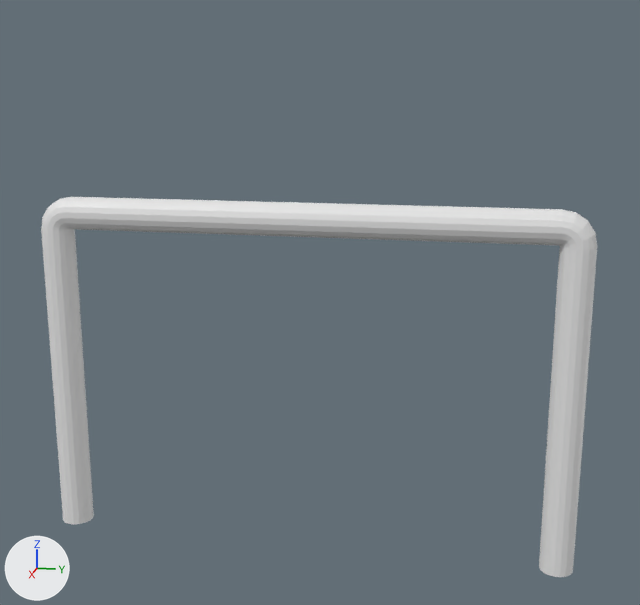
Before and after pictures for a commit that changed the FBX model Content/StaticMeshes/Rail_1m.fbx.
The view is the same before and after, from a camera (50 mm lens) standing at (1.499, 0.793, 0.806) and looking at (-0.007, 0.492, 0.429). The axes (+X, +Y, +Z) are drawn at lower left. The lights are the same throughout. Where no turn or scale is listed for an object, it has been applied to the vertices.

The scene before the commit, as lines of its bpy script (objects in view):
```python
me_cylinder_017 = bpy.data.meshes.new('Cylinder.017')
me_cylinder_017.from_pydata(...)  # 216 vertices, 200 faces; spans x -0.03..0.03, y -0.03..0.957, z -0.042..0.607
ob_rail_platform = bpy.data.objects.new('Rail_Platform', me_cylinder_017)
ob_rail_platform.location = (0.0, 0.0, 0.0)
```
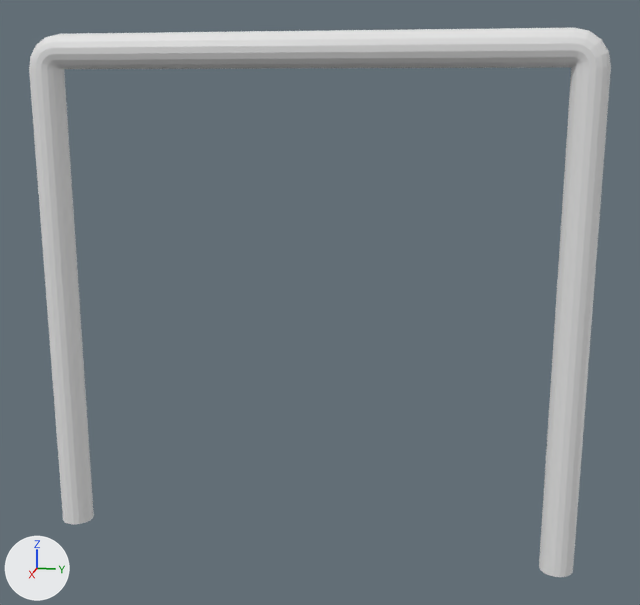
Boxes [x1, y1, x2, y2] around the edits, measured in the pictures (640 x 605 px):
'Rail_Platform', reshaped (44% taller)
    before: [41, 197, 597, 577]
    after: [29, 28, 611, 577]

The change, as a list of edits to the scene's bpy script:
```text
Change me_cylinder_017:
    where me_cylinder_017.from_pydata(...)  # 216 vertices, 200 faces; spans x -0.03..0.03, y -0.03..0.957, z -0.042..0.607
    used by ob_rail_platform; location = (0.0, 0.0, 0.0)
    me_cylinder_017 part 1: all 180 vertices in x -0.03..0.03, y -0.03..0.957, z 0.547..0.607 are moved by (0.0, 0.0, 0.285)
```
